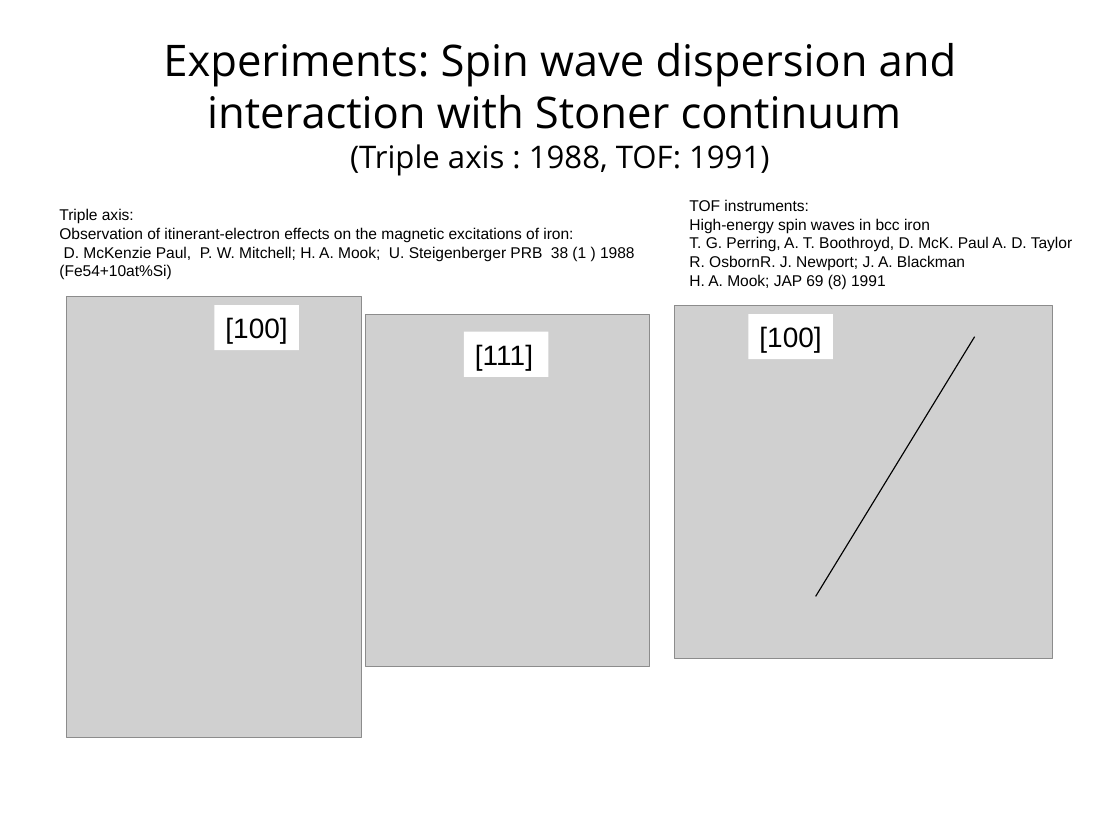
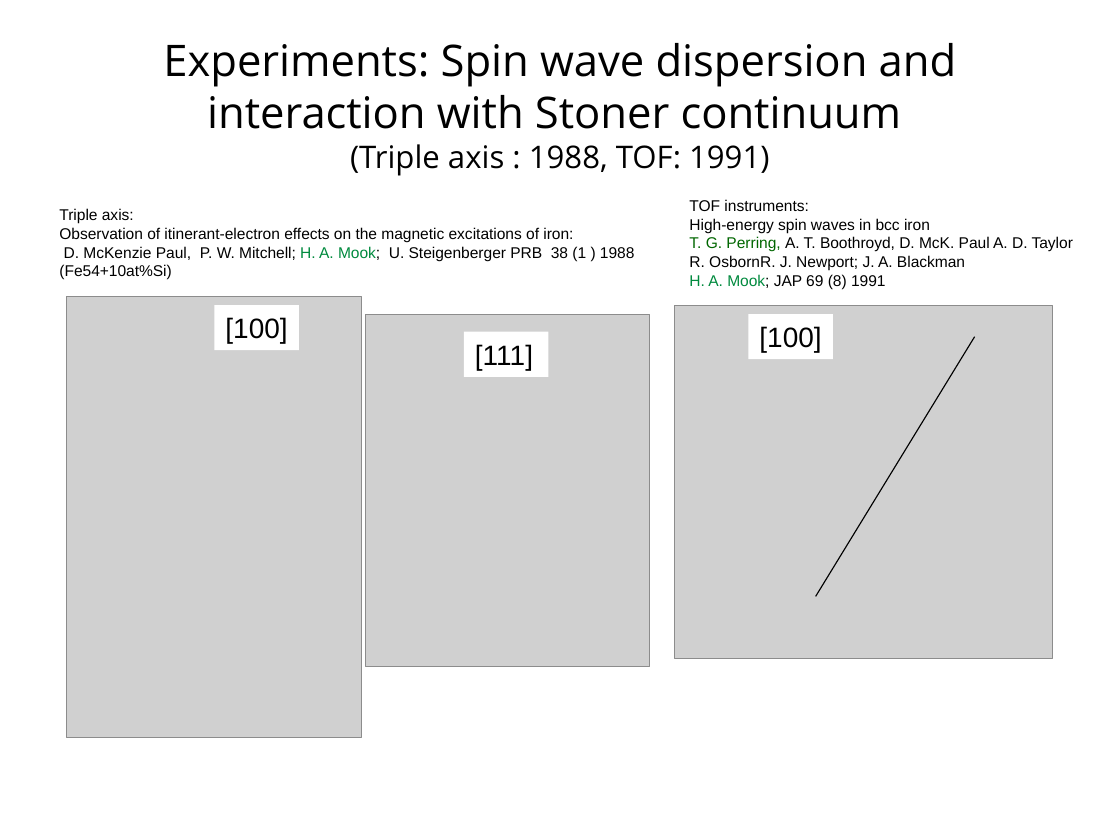
Before and after one commit to abuts/Fe, a slide deck: slide 3 of June2017/Icns2017/ICNS2017.ppt. Drawn at 1120x840 pixels with LibreOffice and Linux fonts; fonts in the diff are those of the drawing; grey boxes stand for pictures; background and template pictures are left out. Boxes give left, top, right and bottom in pixels: in the first picture for what was removed or moved away, otherwise in the second. Text is boxed around its words. In the diff, an @@ line names an element or a change of style, - is before the commit and + after.

```diff
--- a/June2017/Icns2017/ICNS2017.ppt
+++ b/June2017/Icns2017/ICNS2017.ppt
@@ text at (689,236,1073,289): text colour #000000 to #006600 in "T. G. Perring,"; text colour #000000 to #008A3E in "H. A. Mook;" @@
@@ text at (64,246,635,261): text colour #000000 to #008A3E in "H. A. Mook;" @@
```
Also in this commit, not shown: 3 other slides changed, 5 slides added, 2 slides removed.
